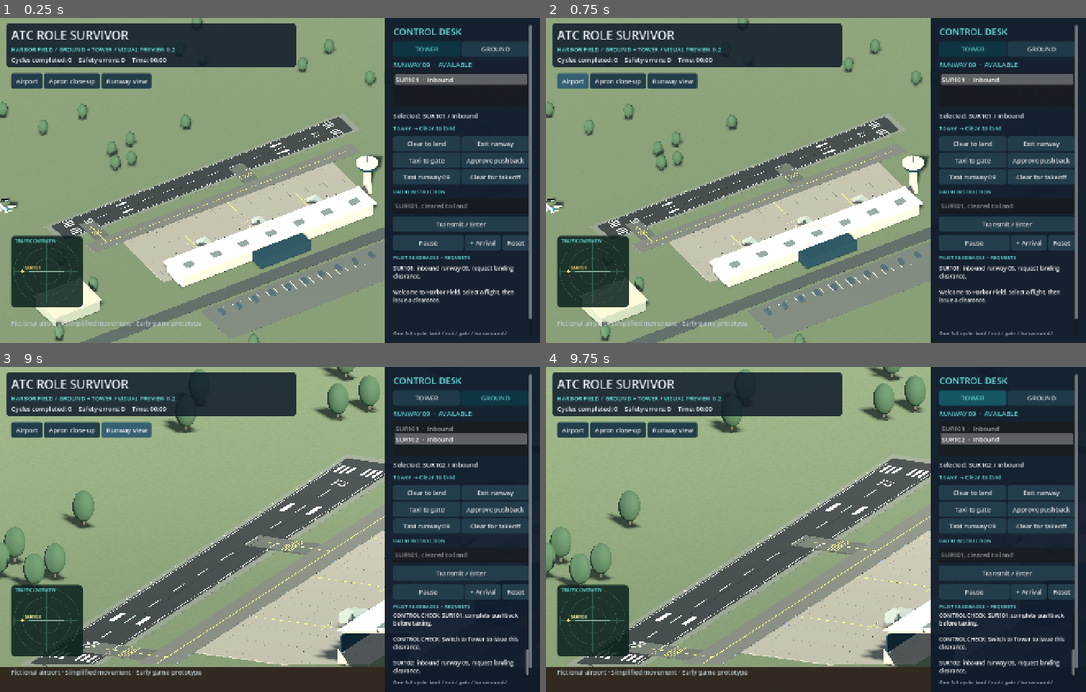
Above: before the commit, frames 1-4 (two rows, left to right).
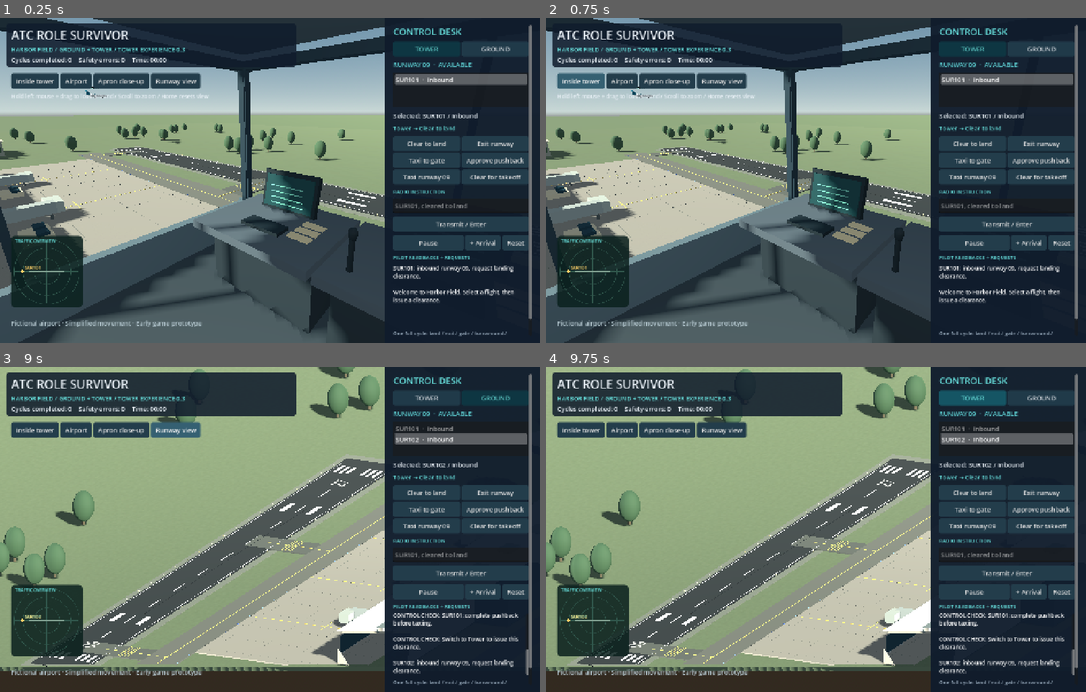
Above: after the commit, the same moments.

Repository: QCOX90/ATC-Role-Survivor
Game: Godot game, scene res://scenes/airport.tscn
Two runs of this game, one before a commit and one after it. Both use one fixed random seed, a clock stepped at 60 frames per second and the inputs below.
Inputs (mouse positions are in pixels of both pictures, inside the frame that each line leads up to):
- Up to frame 1 (0.25 s): no input
- Up to frame 2 (0.75 s): click (578, 79) at 0.5 s, where only the run after the commit has a clickable "Inside tower"
- Up to frame 3 (9 s): click "Transmit / Enter" at 1.25 s; click "Transmit / Enter" at 2 s; click "TOWER" at 2.75 s; click "GROUND" at 3.5 s; click "Clear to land" at 4.25 s; click "Taxi to gate" at 5 s; click "Taxi runway 09" at 5.75 s; click "Clear for takeoff" at 6.5 s; click "+ Arrival" at 7.25 s; click "Airport" at 8 s; click "Runway view" at 8.75 s
- Up to frame 4 (9.75 s): click "TOWER" at 9.5 s

The runs differ from the first frame. In frame 1, 51% of the frame differs, in the area x 0-72%, y 0-100%; in frame 2, 51%; in frame 3, 3.1%; in frame 4, 2.8%.

Commit message:
Add first-person tower room with drag-to-look, zoom and overview switching

Diff:
--- a/scripts/airport.gd
+++ b/scripts/airport.gd
@@ -20,6 +20,11 @@
 var camera: Camera3D
 var visuals: Node3D
 var view_index := 0
+var tower_room: Node3D
+var look_dragging := false
+var look_yaw := 0.0
+var look_pitch := 0.0
+var camera_help: Label
 
 const NAVY := Color("101c2c")
 const CYAN := Color("68e2df")
@@ -33,6 +38,10 @@
 		_capture_preview()
 
 func _capture_preview() -> void:
+	if OS.get_cmdline_user_args().has("--tower-showcase"):
+		sim.command(selected, "land")
+		sim.tick(30.0)
+		_set_view(3)
 	if OS.get_cmdline_user_args().has("--showcase"):
 		sim.command(selected, "land")
 		sim.tick(30.0)
@@ -43,6 +52,45 @@
 	var destination := OS.get_cmdline_user_args()[1]
 	var result := get_viewport().get_texture().get_image().save_png(destination)
 	get_tree().quit(result)
+
+func _notification(what: int) -> void:
+	if what == NOTIFICATION_APPLICATION_FOCUS_OUT:
+		look_dragging = false
+
+func _input(event: InputEvent) -> void:
+	# Release anywhere, including over the control desk, so dragging cannot stick.
+	if event is InputEventMouseButton and event.button_index == MOUSE_BUTTON_LEFT and not event.pressed:
+		look_dragging = false
+	if event is InputEventMouseMotion and look_dragging and view_index == 3:
+		if not (event.button_mask & MOUSE_BUTTON_MASK_LEFT):
+			look_dragging = false
+			return
+		_rotate_look(event.relative)
+		get_viewport().set_input_as_handled()
+	if event is InputEventScreenDrag and look_dragging and view_index == 3:
+		_rotate_look(event.relative)
+		get_viewport().set_input_as_handled()
+	if event is InputEventScreenTouch and not event.pressed:
+		look_dragging = false
+
+func _unhandled_input(event: InputEvent) -> void:
+	if view_index != 3: return
+	if event is InputEventMouseButton:
+		if event.button_index == MOUSE_BUTTON_LEFT:
+			look_dragging = event.pressed
+		elif event.pressed and event.button_index == MOUSE_BUTTON_WHEEL_UP:
+			camera.fov = clampf(camera.fov - 4, 30, 85)
+		elif event.pressed and event.button_index == MOUSE_BUTTON_WHEEL_DOWN:
+			camera.fov = clampf(camera.fov + 4, 30, 85)
+	if event is InputEventScreenTouch:
+		look_dragging = event.pressed
+	if event is InputEventKey and event.pressed and event.keycode == KEY_HOME:
+		_set_view(3)
+
+func _rotate_look(relative: Vector2) -> void:
+	look_yaw = wrapf(look_yaw - relative.x * 0.004, -PI, PI)
+	look_pitch = clampf(look_pitch - relative.y * 0.004, deg_to_rad(-70), deg_to_rad(75))
+	camera.rotation = Vector3(look_pitch, look_yaw, 0)
 
 func _process(delta: float) -> void:
 	sim.tick(delta)
@@ -119,15 +167,32 @@
 	visuals = preload("res://scripts/visuals.gd").new()
 	add_child(visuals)
 	visuals.airport()
+	tower_room = preload("res://scripts/tower_room.gd").new()
+	tower_room.position = Vector3(39, 9.9, 33)
+	add_child(tower_room)
 	camera = Camera3D.new()
 	camera.projection = Camera3D.PROJECTION_ORTHOGONAL
 	add_child(camera)
-	_set_view(0)
+	_set_view(3)
 	camera.current = true
 
 func _set_view(index: int) -> void:
 	view_index = index
-	if index == 0:
+	look_dragging = false
+	tower_room.visible = index == 3
+	for shell in get_tree().get_nodes_in_group("tower_shell"):
+		shell.visible = index != 3
+	camera.projection = Camera3D.PROJECTION_PERSPECTIVE if index == 3 else Camera3D.PROJECTION_ORTHOGONAL
+	camera.near = 0.05
+	camera.far = 1000
+	if is_instance_valid(camera_help): camera_help.visible = index == 3
+	if index == 3:
+		camera.position = Vector3(39, 12.15, 33)
+		camera.fov = 68
+		camera.look_at(Vector3(12, 0, 0))
+		look_yaw = camera.rotation.y
+		look_pitch = camera.rotation.x
+	elif index == 0:
 		camera.position = Vector3(-30, 68, 87)
 		camera.size = 100
 		camera.look_at(Vector3(17, 0, 12))
@@ -191,7 +256,7 @@
 	banner.size = Vector2(830, 110)
 	root.add_child(banner)
 	_label(banner, "ATC ROLE SURVIVOR", 30, WHITE)
-	_label(banner, "HARBOR FIELD / GROUND + TOWER / VISUAL PREVIEW 0.2", 15, CYAN)
+	_label(banner, "HARBOR FIELD / GROUND + TOWER / TOWER EXPERIENCE 0.3", 15, CYAN)
 	stats = _label(banner, "", 16)
 	var panel := PanelContainer.new()
 	panel.set_anchors_and_offsets_preset(Control.PRESET_RIGHT_WIDE)
@@ -260,9 +325,14 @@
 	var views := HBoxContainer.new()
 	views.position = Vector2(28, 140)
 	root.add_child(views)
+	_button(views, "Inside tower", func(): _set_view(3))
 	_button(views, "Airport", func(): _set_view(0))
 	_button(views, "Apron close-up", func(): _set_view(1))
 	_button(views, "Runway view", func(): _set_view(2))
+	camera_help = _label(root, "Hold left mouse + drag to look around / Scroll to zoom / Home resets view", 14, WHITE)
+	camera_help.position = Vector2(28, 188)
+	camera_help.size = Vector2(710, 28)
+	camera_help.visible = view_index == 3
 	var footer := Label.new()
 	footer.position = Vector2(28, 758)
 	footer.text = "Fictional airport · Simplified movement · Early game prototype"
--- /dev/null
+++ b/scripts/tower_room.gd
@@ -0,0 +1,44 @@
+extends Node3D
+
+func _ready() -> void:
+	var assets := preload("res://scripts/visuals.gd").new()
+	add_child(assets)
+	assets.box(self, Vector3(0, -0.08, 0), Vector3(6.8, 0.16, 6.8), Color("38454b"))
+	assets.box(self, Vector3(0, 3.35, 0), Vector3(7, 0.18, 7), Color("465860"))
+	# Clear windows retain unobstructed visibility; frames define the room.
+	for side in [-1.0, 1.0]:
+		assets.box(self, Vector3(0, 0.28, side * 3.25), Vector3(6.8, 0.56, 0.16), Color("607780"))
+		assets.box(self, Vector3(side * 3.25, 0.28, 0), Vector3(0.16, 0.56, 6.8), Color("607780"))
+		assets.box(self, Vector3(0, 3.0, side * 3.25), Vector3(6.8, 0.14, 0.16), Color("263d49"))
+		assets.box(self, Vector3(side * 3.25, 3.0, 0), Vector3(0.16, 0.14, 6.8), Color("263d49"))
+		for offset in [-3.2, 0.0, 3.2]:
+			assets.box(self, Vector3(offset, 1.8, side * 3.25), Vector3(0.07, 2.5, 0.12), Color("263d49"))
+			assets.box(self, Vector3(side * 3.25, 1.8, offset), Vector3(0.12, 2.5, 0.07), Color("263d49"))
+	# Wraparound controller desks, radar consoles, flight strips and radio.
+	for x in [-1.7, 0.0, 1.7]:
+		assets.box(self, Vector3(x, 0.43, -2.3), Vector3(1.5, 0.86, 1.0), Color("26343b"))
+		assets.box(self, Vector3(x, 0.89, -2.2), Vector3(1.65, 0.10, 1.3), Color("52616a"))
+		var monitor := assets.box(self, Vector3(x, 1.23, -2.5), Vector3(0.82, 0.52, 0.08), Color("14262c"))
+		monitor.rotation_degrees.x = -12
+		var display := assets.box(self, Vector3(x, 1.23, -2.45), Vector3(0.73, 0.43, 0.015), Color("124548"))
+		display.rotation_degrees.x = -12
+		for line in range(4):
+			assets.box(self, Vector3(x, 1.08 + line * 0.08, -2.405), Vector3(0.49, 0.012, 0.01), Color("76cdb6"))
+		assets.box(self, Vector3(x, 0.96, -1.97), Vector3(0.55, 0.04, 0.22), Color("17272e"))
+		for strip in range(3): assets.box(self, Vector3(x + 0.48, 0.96, -2.3 + strip * 0.16), Vector3(0.27, 0.015, 0.11), Color("e7d8aa"))
+	assets.cylinder(self, Vector3(-0.6, 1.1, -1.8), 0.025, 0.38, Color("17272e"))
+	assets.sphere(self, Vector3(-0.6, 1.29, -1.8), Vector3(0.04, 0.06, 0.04), Color("17272e"))
+	assets.box(self, Vector3(2.45, 0.9, 0.4), Vector3(1.0, 0.10, 3.5), Color("52616a"))
+	assets.box(self, Vector3(0, 0.9, 2.65), Vector3(2.5, 1.8, 0.25), Color("273d49"))
+	assets.box(self, Vector3(0, 2.45, 3.1), Vector3(1.1, 0.35, 0.06), Color("d7dbc9"))
+	for x in [-1.8, 1.8]:
+		var lamp := assets.box(self, Vector3(x, 3.23, 0), Vector3(0.7, 0.03, 1.5), Color("e6eddf"))
+		var material := lamp.material_override.duplicate() as StandardMaterial3D
+		material.emission_enabled = true
+		material.emission = Color("d7e5de")
+		lamp.material_override = material
+	var light := OmniLight3D.new()
+	light.position = Vector3(0, 2.5, 0)
+	light.omni_range = 6
+	light.light_energy = 0.45
+	add_child(light)
--- a/scripts/visuals.gd
+++ b/scripts/visuals.gd
@@ -95,6 +95,7 @@
 	add_child(node)
 
 func airport() -> void:
+	box(self, Vector3(0, -0.8, 0), Vector3(2000, 0.1, 2000), Color("718465"))
 	var grass := box(self, Vector3(0, -0.55, 0), Vector3(400, 0.8, 300), Color.WHITE)
 	grass.material_override = surface_material(Color("718465"), 12)
 	var runway := box(self, Vector3(0, 0, 0), Vector3(104, 0.2, 8), Color.WHITE)
@@ -150,9 +151,9 @@
 			box(self, Vector3(x + offset, 0.95, 30.6), Vector3(1.2, 0.45, 0.9), GLASS)
 	# Tower with tapered shaft, wraparound glass cab and antenna.
 	cylinder(self, Vector3(39, 5, 33), 1.6, 10, Color("c9c4b5"), 1.0)
-	cylinder(self, Vector3(39, 10.6, 33), 2.8, 1.4, GLASS, 3.2)
-	cylinder(self, Vector3(39, 11.5, 33), 3.4, 0.4, Color("e4dcca"))
-	cylinder(self, Vector3(39, 13, 33), 0.06, 3, Color("657279"))
+	cylinder(self, Vector3(39, 10.6, 33), 2.8, 1.4, GLASS, 3.2).add_to_group("tower_shell")
+	cylinder(self, Vector3(39, 11.5, 33), 3.4, 0.4, Color("e4dcca")).add_to_group("tower_shell")
+	cylinder(self, Vector3(39, 13, 33), 0.06, 3, Color("657279")).add_to_group("tower_shell")
 	# Landside access, parking stalls and modest background buildings.
 	box(self, Vector3(0, -0.02, 53), Vector3(160, 0.1, 5), Color("505a58"))
 	box(self, Vector3(0, -0.02, 65), Vector3(72, 0.1, 17), Color("6a726b"))
Not shown, changed: README.md
